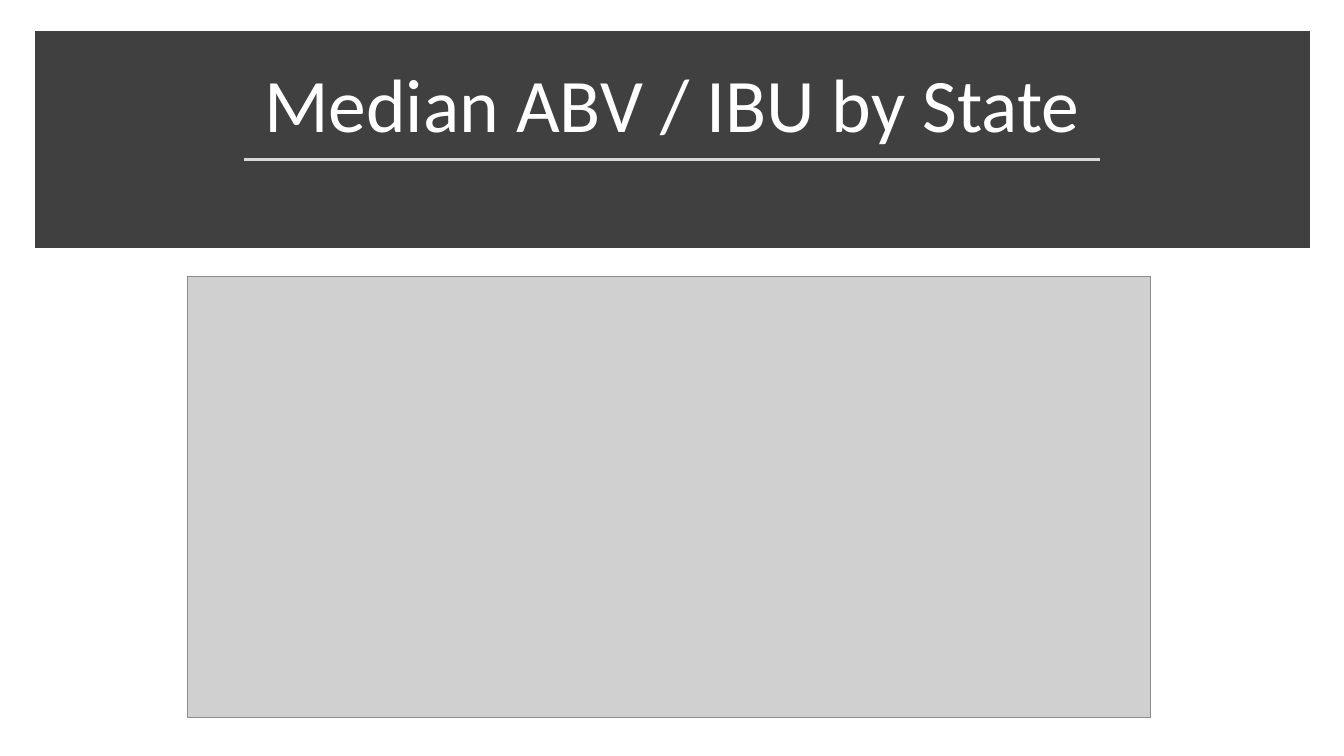
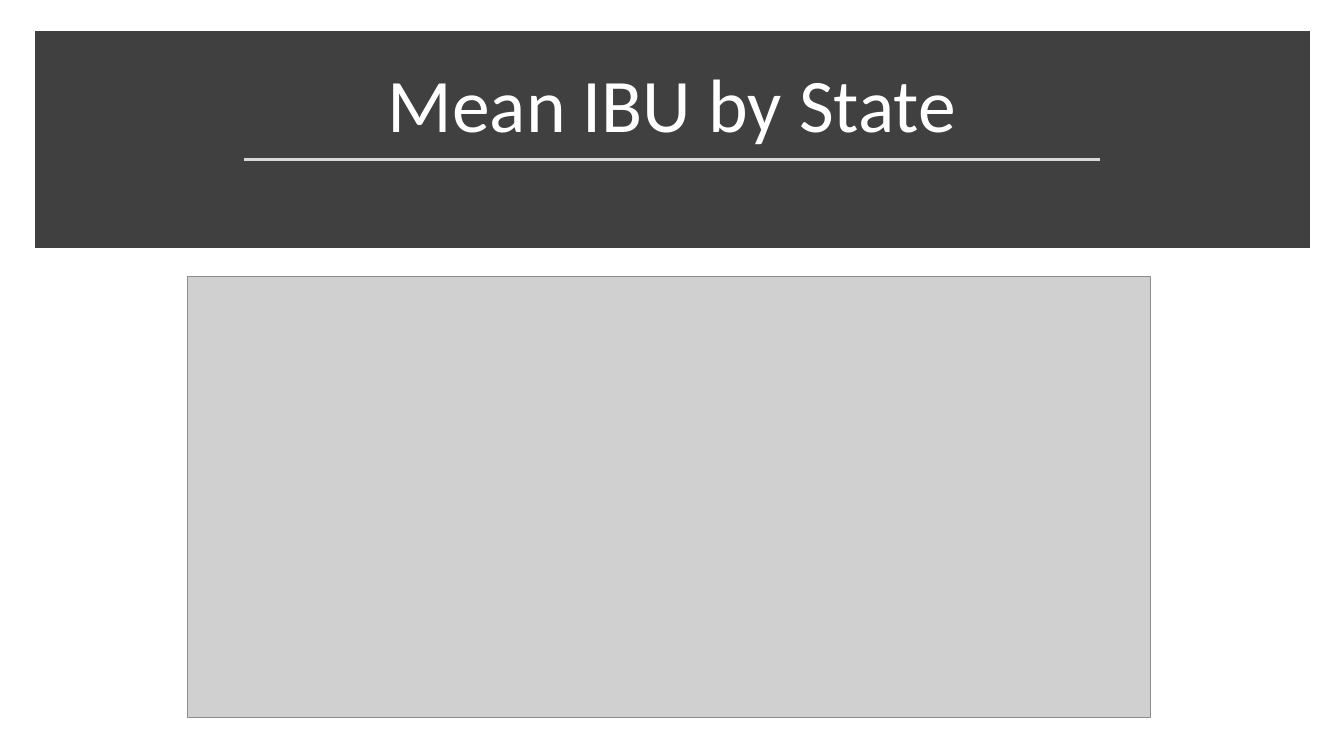
Before and after one commit to ericlaigaie/Case-Study-01, a slide deck: slide 6 of EDA_Presentation - AL.pptx. Drawn at 1344x756 pixels with LibreOffice and Linux fonts; fonts in the diff are those of the drawing; grey boxes stand for pictures. Boxes give left, top, right and bottom in pixels: in the first picture for what was removed or moved away, otherwise in the second. Text is boxed around its words. In the diff, an @@ line names an element or a change of style, - is before the commit and + after.

```diff
--- a/EDA_Presentation - AL.pptx
+++ b/EDA_Presentation - AL.pptx
@@ title at bbox=[388, 79, 956, 144]: text changed @@
-Median ABV / IBU by State
+Mean IBU by State
```
